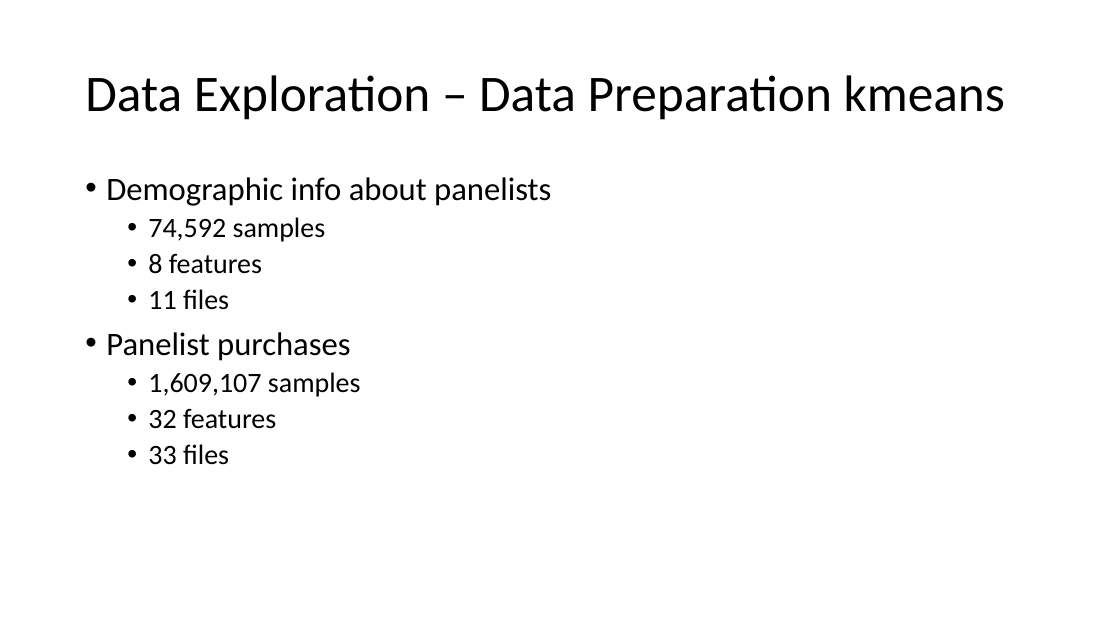
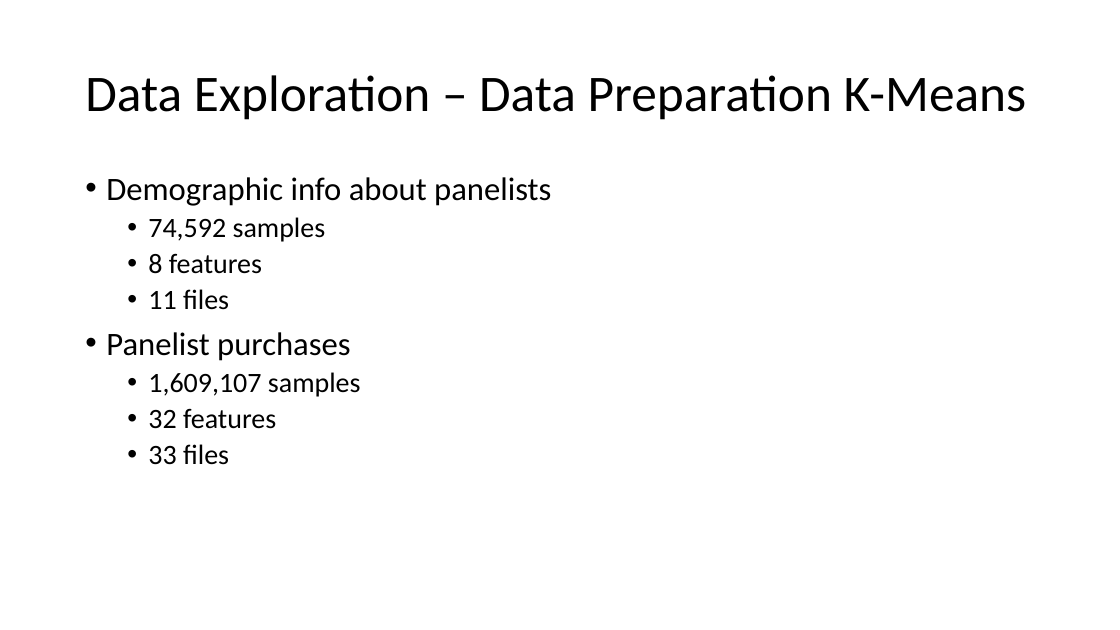
Before and after one commit to mGalarnyk/Machine_Learning_Froyo, a slide deck: slide 12 of Current_Powerpoint/Froyo_v2.pptx (slide 11 before the commit). Drawn at 1120x630 pixels with LibreOffice and Linux fonts; fonts in the diff are those of the drawing. Boxes give left, top, right and bottom in pixels: in the first picture for what was removed or moved away, otherwise in the second. Text is boxed around its words. In the diff, an @@ line names an element or a change of style, - is before the commit and + after.

```diff
--- a/Current_Powerpoint/Froyo_v2.pptx
+++ b/Current_Powerpoint/Froyo_v2.pptx
@@ title at [85,75,1027,120]: text changed @@
-Data Exploration – Data Preparation kmeans
+Data Exploration – Data Preparation K-Means
```
Also in this commit, not shown: 4 other slides changed, 3 slides added, 1 other file.
